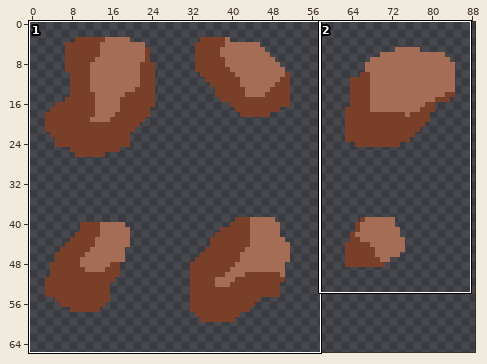
Sprite sheet: assets/sprites/enemies/ss_asteroids_placeholder.png. Above: a wide view before the commit, with the close-up outlined.
Close-up. First the earlier version:
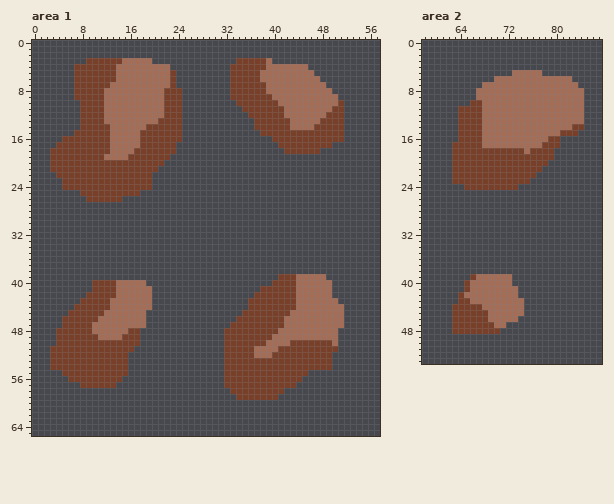
The file is 128x128 pixels. Shown: area 1: x 0..57, y 0..65; area 2: x 58..87, y 0..53. The wide view leaves out empty margins.
Once edited:
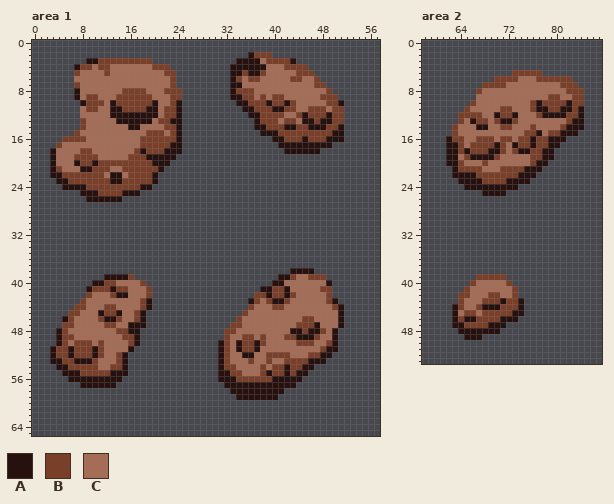
Palette (. is transparent): A #27110f  B #7a3f28  C #a56c56
From the commit log: Updated asteroid texture fast improvement of texture.
The exact change:
Area 1:
y 2: x 36..39 .... -> ABBB
y 3: x 9..10 BB -> AA; x 15..19 CCCCC -> BBBBB; x 34..43 BBBBBC.... -> AAAACBBBBA
y 4: x 7 B -> A; x 10 B -> C; x 13 B -> C; x 20..22 CCC -> BBB; x 33..38 BBBBBB -> AAAAAA; x 42..45 CCCC -> BBBB
y 5: x 8..11 BBBB -> CCCC; x 13 B -> C; x 22 C -> B; x 33..34 BB -> AA; x 36..38 BBC -> AAB; x 44..46 CCC -> BBB
y 6: x 7..13 BBBBBBB -> CCCCCCC; x 33 B -> A; x 35 B -> C; x 43..44 CC -> BB; x 47 C -> B
y 7: x 8..12 BBBBB -> CCCCC; x 33..38 BBBBBB -> AACCCC; x 47..48 CC -> BB
y 8: x 7..11 BBBBB -> ACCCC; x 15..18 CCCC -> BBBB; x 33 B -> A; x 37..38 BB -> CC; x 49 C -> B
y 9: x 7..8 BB -> AC; x 11 B -> C; x 14..19 CCCCCC -> BBBBBB; x 22 B -> C; x 33..34 BB -> AA; x 37 B -> C; x 39..41 BCC -> CBB; x 48..50 CCC -> BBB
y 10: x 8 B -> A; x 13..20 CCCCCCCC -> ABBBBBBA; x 22 B -> C; x 24 B -> A; x 34..35 BB -> AA; x 39 B -> A; x 41..43 CCC -> BAB; x 49..51 CCB -> BBA
y 11: x 8 B -> C; x 11 B -> C; x 13..20 CCCCCCCC -> AABBBBAA; x 24 B -> A; x 35..36 BB -> AA; x 40..43 BBCC -> AABB; x 46..48 CCC -> BBB
y 12: x 8..11 BBBB -> CCCC; x 13..20 CCCCCCCC -> AAAAAAAA; x 24 B -> A; x 36..37 BB -> AA; x 44..49 CCCCCB -> BABBBA
y 13: x 9..11 BBB -> CCC; x 14..19 CCCCCC -> AAAAAA; x 23..24 BB -> AA; x 37 B -> A; x 41 B -> C; x 43 C -> B; x 45..49 CCCBB -> AABAA
y 14: x 9..12 BBBB -> CCCC; x 16..17 CC -> AA; x 19..21 BBB -> CCC; x 24 B -> A; x 37..38 BB -> AA; x 42..48 BCCCCBB -> AABBAAA; x 51 B -> A
y 15: x 8..12 BBBBB -> CCCCC; x 18 B -> C; x 22 B -> C; x 24 B -> A; x 38..40 BBB -> AAA; x 50..51 BB -> AA
y 16: x 9..12 BBBB -> CCCC; x 24 B -> A; x 40..41 BB -> AA; x 45 B -> A; x 49..51 BBB -> AAA
y 17: x 5..12 BBBBBBBB -> CCCCCCCC; x 23..24 B. -> AA; x 41..49 BBBBBBBBB -> AAAAAAAAA
y 18: x 3..7 BBBBB -> ACCCC; x 10..12 BBB -> CCC; x 18 B -> A; x 22..24 BB. -> AAA; x 42..47 BBBBBB -> AAAAAA
y 19: x 3..6 BBBB -> ACCC; x 11 B -> C; x 19..23 BBBB. -> AAAAA
y 20: x 3..7 BBBBB -> ACCCA; x 10 B -> A; x 20..22 BB. -> AAA
y 21: x 3 B -> A; x 5..9 BBBBB -> CCCAA; x 13..14 BB -> CC; x 21 . -> A
y 22: x 3..4 .B -> AA; x 12..15 BBBB -> CAAC; x 20 . -> A
y 23: x 4..5 .B -> AA; x 13..14 BB -> AA; x 20 . -> A
y 24: x 5..8 BBBB -> AAAA; x 18..19 BB -> AA
y 25: x 8..10 BBB -> AAA; x 15..17 BBB -> AAA
y 26: x 9..14 BBBBBB -> AAAAAA
y 38: x 43..46 .... -> AAAA
y 39: x 12..16 ..... -> AAAAB; x 41..42 BB -> AA; x 46..48 CCC -> BBB
y 40: x 10..11 BB -> AA; x 18 C -> B; x 40..43 BBBB -> AACC; x 49 C -> A
y 41: x 9 . -> A; x 13..15 BCC -> ABB; x 19 C -> B; x 38..39 BB -> AA; x 42..43 BB -> AC; x 48..49 CC -> BB
y 42: x 10..12 BBB -> CCC; x 14..15 CC -> AA; x 19 C -> B; x 39 B -> A; x 42 B -> A; x 49 C -> B
y 43: x 9..12 BBBB -> CCCC; x 18..19 CC -> BA; x 36 B -> A; x 38 B -> C; x 40..41 BB -> AA; x 43 B -> C; x 49..50 CC -> BA
y 44: x 9..11 BBB -> CCC; x 13 C -> B; x 18..19 CC -> BA; x 37..39 BBB -> CCC; x 42..43 BB -> CC; x 50..51 CC -> BA
y 45: x 8..14 BBBBCCC -> CCCABBA; x 17..18 CC -> BA; x 36..42 BBBBBBB -> CCCCCCC; x 51 C -> A
y 46: x 5 B -> A; x 7..14 BBBBCCCC -> CCCCBAAB; x 17..18 CC -> BA; x 35..41 BBBBBBB -> CCCCCCC; x 45..46 CC -> BB; x 51 C -> A
y 47: x 7..9 BBB -> CCC; x 12..13 CC -> BB; x 16..18 CCC -> AAA; x 35..41 BBBBBBB -> CCCCCCC; x 44..47 CCCC -> BBBA; x 51 C -> A
y 48: x 4 B -> A; x 6..9 BBBB -> CCCC; x 14..17 CCBB -> BBAA; x 34..40 BBBBBBB -> CCCCCCC; x 43..48 CCCCCC -> AABAAB; x 50 C -> A
y 49: x 4 B -> A; x 7..10 BBBB -> CCCC; x 17 B -> A; x 33..34 BB -> CC; x 37 B -> C; x 39 B -> C; x 42..47 CCCCCC -> BBAAAB; x 50 C -> A
y 50: x 4 B -> A; x 6 B -> C; x 10 B -> C; x 12..15 BBBB -> CCCC; x 17 B -> A; x 31 . -> A; x 33..34 BB -> CA; x 37 B -> A; x 43 B -> C; x 47..48 BB -> CC; x 50 C -> A
y 51: x 3 B -> A; x 6 B -> A; x 10 B -> A; x 12..16 BBBBB -> CCCCA; x 31 . -> A; x 33..34 BB -> CA; x 37 C -> A; x 41..47 BBBBBBB -> CCCCCCC; x 49..50 BB -> AA
y 52: x 3 B -> A; x 6 B -> A; x 10 B -> A; x 12..13 BB -> CC; x 15 B -> A; x 31 . -> A; x 33..36 BBBB -> CCAA; x 39 C -> B; x 43..45 BBB -> CCC; x 48..49 BB -> AA
y 53: x 3..4 BB -> AA; x 7..9 BBB -> AAA; x 11..13 BBB -> CCC; x 15 B -> A; x 31 . -> A; x 33..35 BBB -> CCC; x 37..38 BB -> CC; x 40..41 BB -> CC; x 46..49 BBBB -> AAA.
y 54: x 3..5 BBB -> .AA; x 11..12 BB -> CC; x 15 B -> A; x 31 . -> A; x 34..37 BBBB -> CCCC; x 39 B -> C; x 42 B -> A; x 45..49 BBBBB -> AA...
y 55: x 5..7 BBB -> AAA; x 13..15 BBB -> AAA; x 31..32 .B -> AA; x 35..37 BBB -> CCC; x 39 B -> A; x 42 B -> A; x 44..45 BB -> AA
y 56: x 6..14 BBBBBBBBB -> AAAAAAAAA; x 31..33 .BB -> AAA; x 40..44 BBBBB -> AAAAA
y 57: x 8..13 BBBBBB -> AAAAAA; x 32..43 BBBBBBBBBBBB -> AAAAAAAAAAAA
y 58: x 33..41 BBBBBBBBB -> AAAAAAAAA
y 59: x 34..40 BBBBBBB -> AAAAAAA
Area 2:
y 5: x 73..77 CCCCC -> BBBBB
y 6: x 70..73 CCCC -> BBBB; x 77..82 CCCCCC -> BBBBBB
y 7: x 68..71 CCCC -> BBBB; x 81..83 CCC -> BBB
y 8: x 67 C -> B; x 82..84 CCC -> BBB
y 9: x 79..80 CC -> BB; x 83..84 CC -> BB
y 10: x 67 B -> C; x 76..84 CCCCCCCCC -> BABBBBABB
y 11: x 64 B -> .; x 66..67 BB -> CC; x 71..72 CC -> BB; x 76..84 CCCCCCCCC -> BAABBAABA
y 12: x 70..73 CCCC -> ABBA; x 77..84 CCCCCCCC -> BAAAABBA
y 13: x 65..66 BB -> CA; x 68 C -> B; x 70..73 CCCC -> BAAB; x 82..84 CCC -> BAA
y 14: x 63..68 .BBBBC -> BCCCAA; x 71..72 CC -> BB; x 76 C -> B; x 81..84 CCBB -> BAAA
y 15: x 63..67 .BBBB -> BCCCC; x 75..77 CCC -> BBA; x 79..83 CCBBB -> BBAAA
y 16: x 62..63 .. -> AB; x 65..66 BB -> CC; x 68..69 CC -> BB; x 71..72 CC -> BB; x 74..81 CCCCCBB. -> BBABBAAA
y 17: x 62..63 .B -> AA; x 65 B -> C; x 68..71 CCCC -> BBAB; x 73..77 CCCCC -> ABBAB; x 79..80 BB -> AA
y 18: x 62..63 .B -> AA; x 65 B -> A; x 69..70 BB -> AA; x 72 B -> C; x 74..75 BC -> AA; x 78..79 BB -> AA
y 19: x 62..64 .BB -> AAC; x 66..69 BBBB -> AAAA; x 71..75 BBBBB -> CCCCC; x 78..79 BB -> AA
y 20: x 62..63 .B -> AA; x 65..67 BBB -> CCC; x 69..75 BBBBBBB -> CCCCCCC; x 77..78 BB -> AA
y 21: x 63 B -> A; x 68..70 BBB -> CCC; x 75..77 BBB -> AAA
y 22: x 63..66 BBBB -> AAAA; x 74..76 BBB -> AAA
y 23: x 63..67 BBBBB -> .AAAA; x 72..75 BBBB -> AAAA
y 24: x 65..73 BBBBBBBBB -> AAAAAAAAA
y 25: x 68..71 .... -> AAAA
y 39: x 66..72 BCCCCCC -> .BBBBB.
y 40: x 65..66 BC -> .B; x 72 C -> B
y 41: x 73 C -> B
y 42: x 65 C -> B; x 69..70 CC -> BB; x 73 C -> B
y 43: x 65 B -> C; x 68..74 CCCCCCC -> BBBABBA
y 44: x 63 B -> A; x 65..66 BB -> CC; x 68..74 CCCCCCC -> AAABBBA
y 45: x 63..64 BB -> AC; x 67 B -> C; x 69..74 CCCCCC -> BBBBAA
y 46: x 63 B -> A; x 65..66 BB -> AA; x 69..73 CCCCC -> BBAAA
y 47: x 63..64 BB -> AA; x 69..71 BCC -> AAA
y 48: x 63..70 BBBBBBBB -> .AAAAAAA
y 49: x 65..67 ... -> AAA
Pixel boxes of the changes (left, top, right, bottom) in both close-ups:
changed: (230, 52, 344, 154)
changed: (50, 58, 182, 202)
changed: (218, 268, 344, 400)
changed: (50, 274, 152, 388)
changed: (446, 70, 584, 196)
changed: (452, 274, 524, 340)
